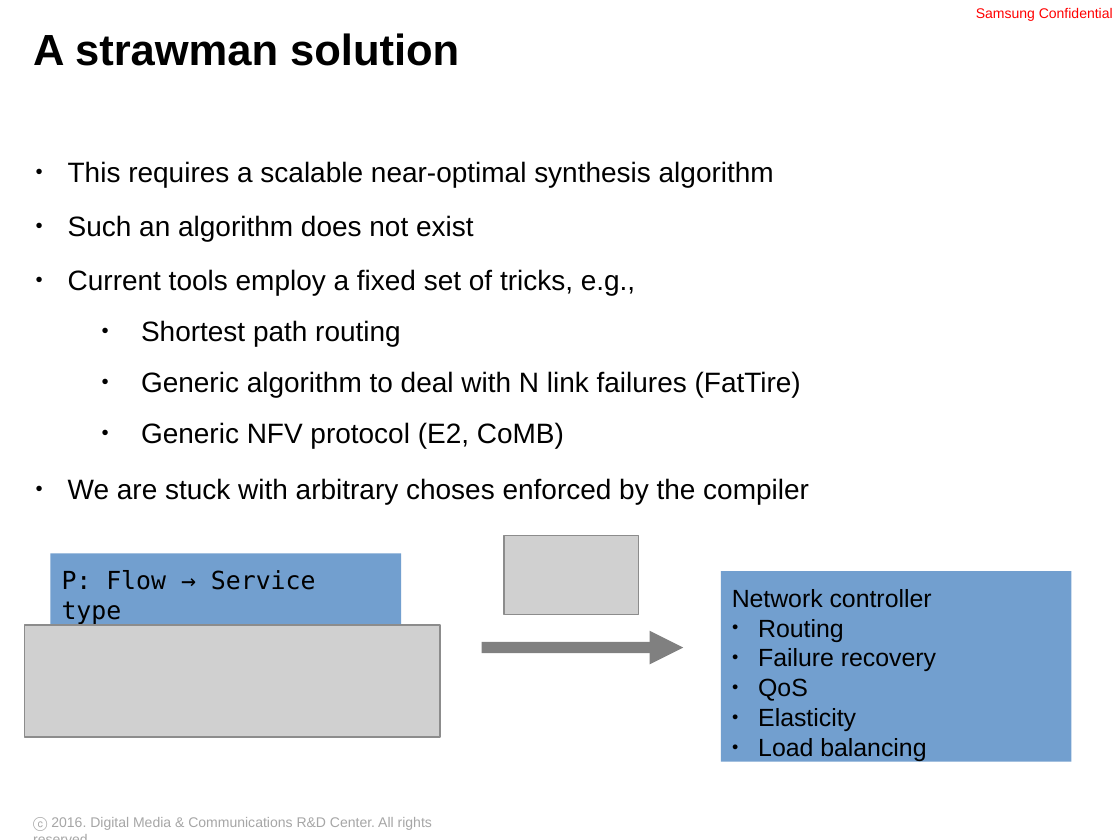
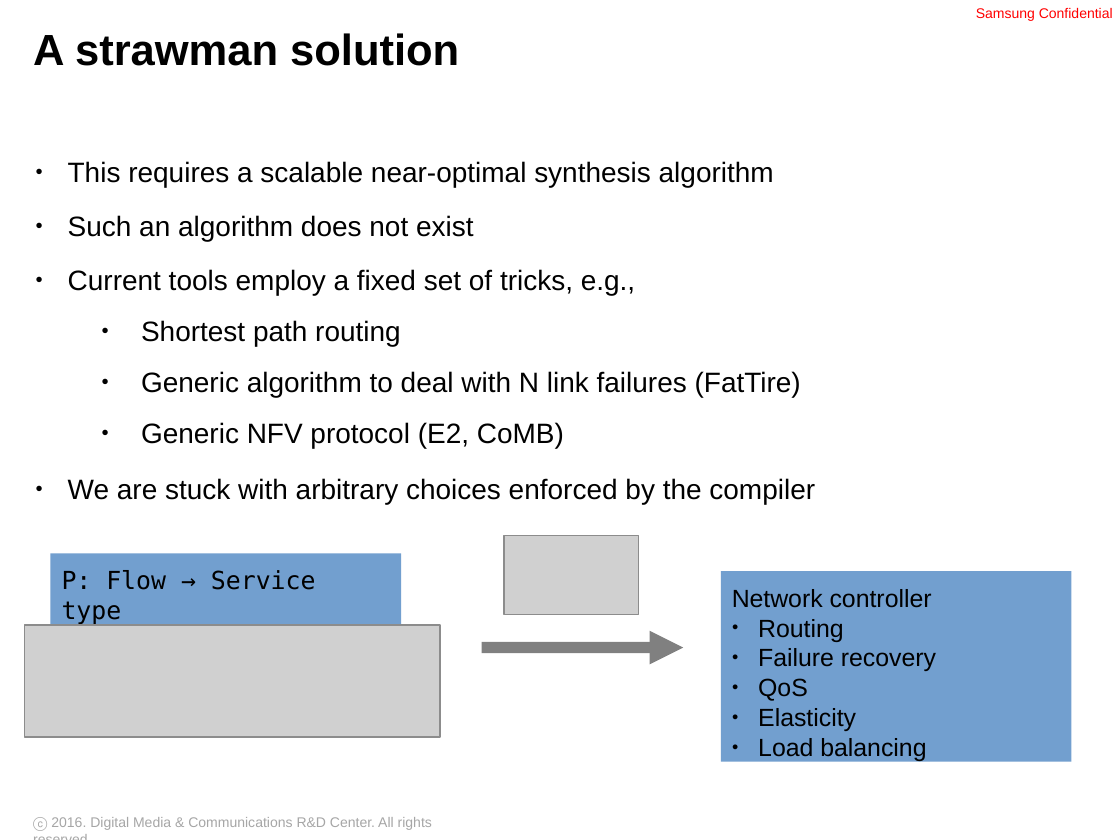
Before and after one commit to ryzhyk/cocoon, a slide deck: slide 11 of doc/distsys_talk_03_09_16.odp. Drawn at 1120x840 pixels with LibreOffice and Linux fonts; fonts in the diff are those of the drawing; grey boxes stand for pictures; background and template pictures are left out. Boxes give left, top, right and bottom in pixels: in the first picture for what was removed or moved away, otherwise in the second. Text is boxed around its words. In the diff, an @@ line names an element or a change of style, - is before the commit and + after.

Commit message:
minor

```diff
--- a/doc/distsys_talk_03_09_16.odp
+++ b/doc/distsys_talk_03_09_16.odp
@@ text at [68, 478, 815, 504]: text changed @@
-● We are stuck with arbitrary choses enforced by the compiler
+● We are stuck with arbitrary choices enforced by the compiler
```
Also in this commit, not shown: 1 other slide changed.
